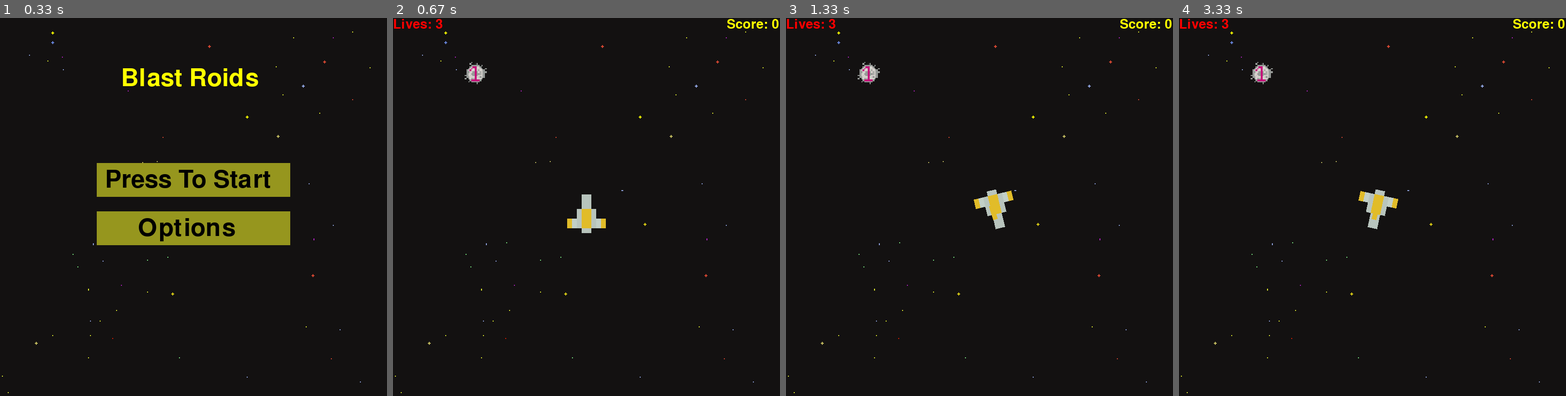
Above: before the commit, frames 1-4 (left to right).
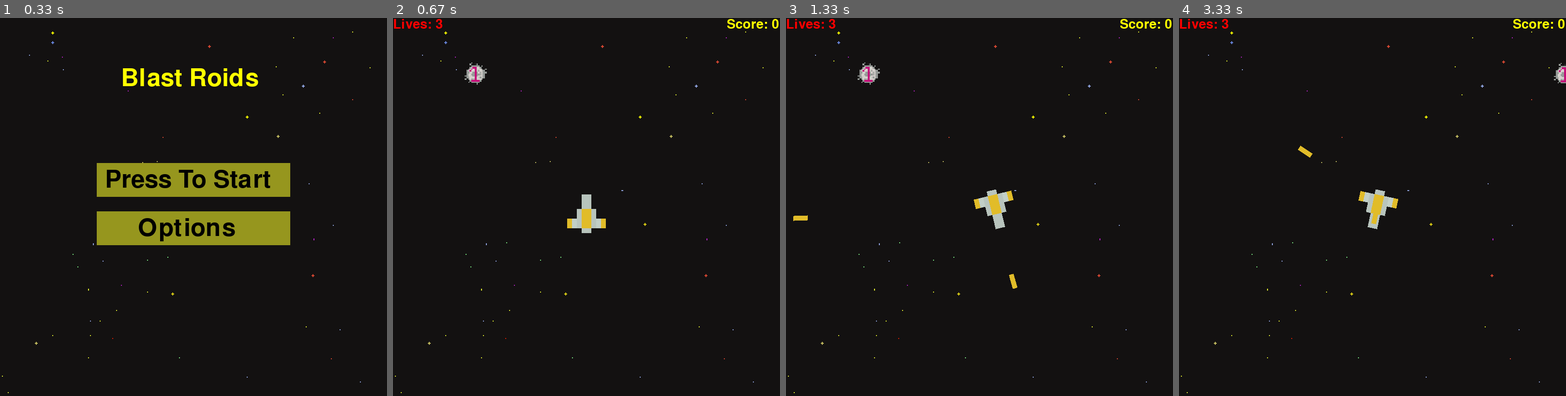
Above: after the commit, the same moments.

Repository: mrmastercat604me/pygame_project
Game: pygame game, started from maingame.py
The game is run twice, just before and just after one commit, with the same random seed, the same clock (stepped at 60 frames per second) and the same inputs.
Inputs (mouse positions are in pixels of both pictures, inside the frame that each line leads up to):
- Up to frame 1 (0.33 s): no input
- Up to frame 2 (0.67 s): click "Press To Start" at 0.38 s
- Up to frame 3 (1.33 s): click (886, 214) at 0.72 s; hold D from 1 s (still down); click (1018, 297) at 1.08 s
- Up to frame 4 (3.33 s): release D at 1.47 s; hold W 1.5-1.8 s; click (1252, 301) at 1.58 s; hold D 1.83-2.3 s; click (1515, 346) at 1.92 s; hold A 2.33-2.87 s; click (1271, 67) at 2.42 s; hold S 2.9-3.2 s; click (1279, 135) at 2.98 s; hold A from 3.23 s (still down); click (1353, 312) at 3.32 s

Frame 1 is identical in both runs. In frame 2, less than 0.1% of the frame differs, in the area x 18-25%, y 11-18%; in frame 3, 0.2%; in frame 4, 0.4%, in the area x 18-100%, y 11-55%.

Commit message:
lasers move toward mouse, until hit meteor or hit screen edge

Diff:
--- a/classes.py
+++ b/classes.py
@@ -42,10 +42,9 @@
             self.angle =  math.degrees(math.atan2(-dy, dx)) - correction_angle
             rot_image = pygame.transform.rotate(self.image,self.angle)
             rot_image_rect = rot_image.get_rect(center = self.rect.center)
-            #DEBUG pygame.draw.rect(surface,(255,255,255),rot_image_rect,2)
             self.surface.blit(rot_image,rot_image_rect.topleft)
             if self.laser is not None:
-                self.laser.run()
+                self.laser.draw()
 
     def collision(self):
         pass
@@ -56,19 +55,16 @@
         else:
             self.status = "alive"
 
-    def summon_laser(self):
+    def summon_laser(self,laser_list):
         if self.click:
-            self.laser = Laser(self.color,self.rect.center,self.surface)
-            self.laser.degrees = self.angle
-            self.laser.image = pygame.transform.rotate(self.laser.image,self.laser.degrees)
-            self.laser.rect = self.laser.image.get_rect(center = self.laser.rect.center)
+            laser_list.append(Laser(self.color,self.rect.center,self.surface))
         self.click = False
 
-    def run(self,events):
+    def run(self,events,laser_list):
         self.controls(events)
         self.collision()
         self.get_status()
-        self.summon_laser()
+        self.summon_laser(laser_list)
         self.render(90)
 
 
@@ -78,25 +74,28 @@
         self.image = pygame.image.load(f'assets/pixel_laser_{self.color}.png')
         self.surface = surface
         self.velocity = 10
-        self.click = False
-        self.rect = self.image.get_rect()
-        self.rect.center = pos
-        self.degrees = 0
+        (x,y) = pos
+        self.pos = (x,y)
+        mx, my = pygame.mouse.get_pos()
+        self.dir = (mx - x, my - y)
+        length = math.hypot(*self.dir)
+        if length ==0.0:
+            self.dir = (0, -1)
+        else:
+            self.dir = (self.dir[0]/length,self.dir[1]/length)
+        angle = math.degrees(math.atan2(-self.dir[1], self.dir[0]))
+        self.image = pygame.image.load(f'assets/pixel_laser_{self.color}.png')
+        self.image = pygame.transform.rotate(self.image, angle+90)
 
-        self.base = pygame.image.load(f'assets/pixel_laser_{self.color}.png')
-        self.base_rect = self.base.get_rect()
-        self.base_rect.center = (-100,-100)
+    def update(self):
+        self.pos = (self.pos[0]+self.dir[0]*self.velocity,
+                    self.pos[1]+self.dir[1]*self.velocity)
 
-    def render(self):
-        self.surface.blit(self.image,self.rect)
+    def draw(self,surface):
+        self.rect = self.image.get_rect(center = self.pos)
+        #pygame.draw.rect(self.surface,(255,255,255),self.rect,2)
+        surface.blit(self.image,self.rect)
 
-
-    def collision(self):
-        pass
-
-    def run(self):
-        self.render()
-        self.collision()
 
 
 class Meteor():
--- a/game.py
+++ b/game.py
@@ -1,6 +1,6 @@
 import pygame
 import random,math,sys
-from classes import Meteor
+from classes import Meteor, Laser
 
 
 def draw_text(text, font, color, surface, x,y):
@@ -16,6 +16,8 @@
     meteors = []
     meteor = Meteor(1,(random.randint(0,800),random.randint(0,800)),surface)
     meteors.append(meteor)
+
+    lasers = []
 
     surface.fill((0,0,0))
 
@@ -40,20 +42,27 @@
         draw_text((f"Lives: {player.lives}"),font,(255,0,0),surface,0,0)
         draw_text((f"Score: {player.score}"),font,(255,255,0),surface,690,0)
 
-        #surface.blit(enemyimage,enemyimage_rect)
-        player.run(events)
+        player.run(events,lasers)
+
+        for laser in lasers[:]:
+            laser.update()
+            if not surface.get_rect().collidepoint(laser.pos):
+                lasers.remove(laser)
+        for laser in lasers:
+            laser.draw(surface)
         for meteor in meteors:
             meteor.render()
-            if player.laser is not None:
-                if meteor.collision(player.laser.rect):
-                    meteors.remove(meteor)
-                    meteor = Meteor(1,(random.randint(0,800),random.randint(0,800)),surface)
-                    meteors.append(meteor)
             if meteor.collision(player.rect):
                 player.lives -= 1
                 meteors.remove(meteor)
                 meteor = Meteor(1,(random.randint(0,800),random.randint(0,800)),surface)
                 meteors.append(meteor)
+            for laser in lasers:
+                if meteor.collision(laser.rect):
+                    meteors.remove(meteor)
+                    lasers.remove(laser)
+                    meteor = Meteor(1,(random.randint(0,800),random.randint(0,800)),surface)
+                    meteors.append(meteor)
 
 
         pygame.display.update()
Binary file changed: assets/meteor1.png
Binary file changed: assets/pixel_laser_blue.png
Binary file changed: assets/pixel_laser_green.png
Binary file changed: assets/pixel_laser_red.png
Binary file changed: assets/pixel_laser_yellow.png
